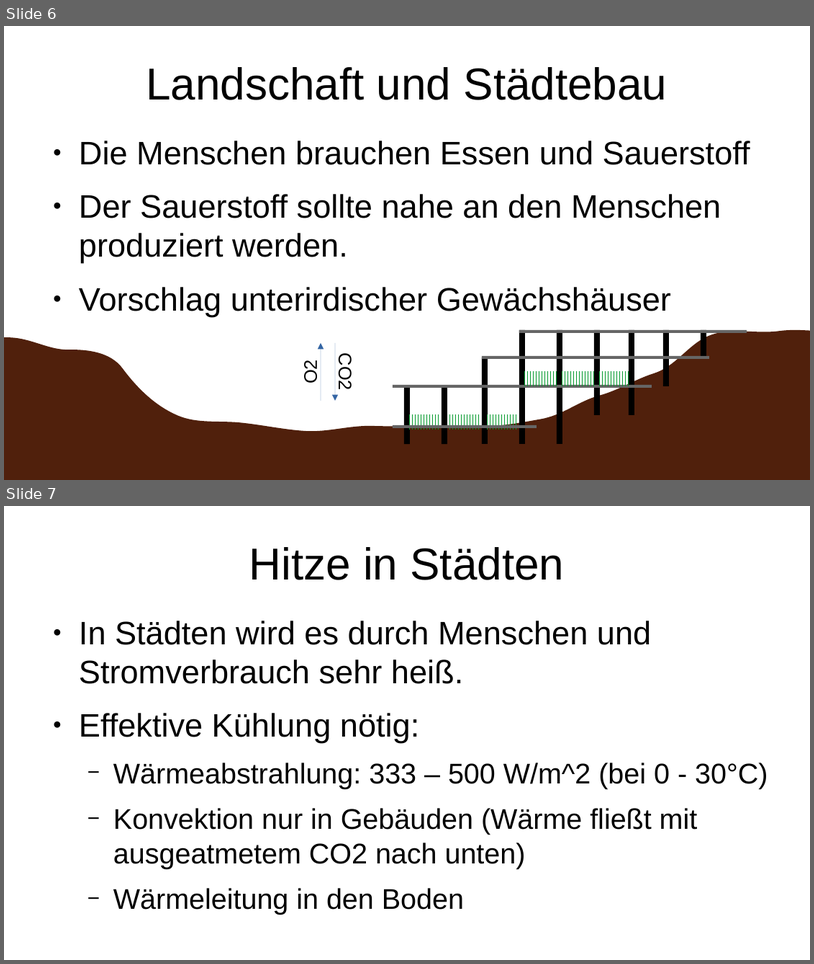
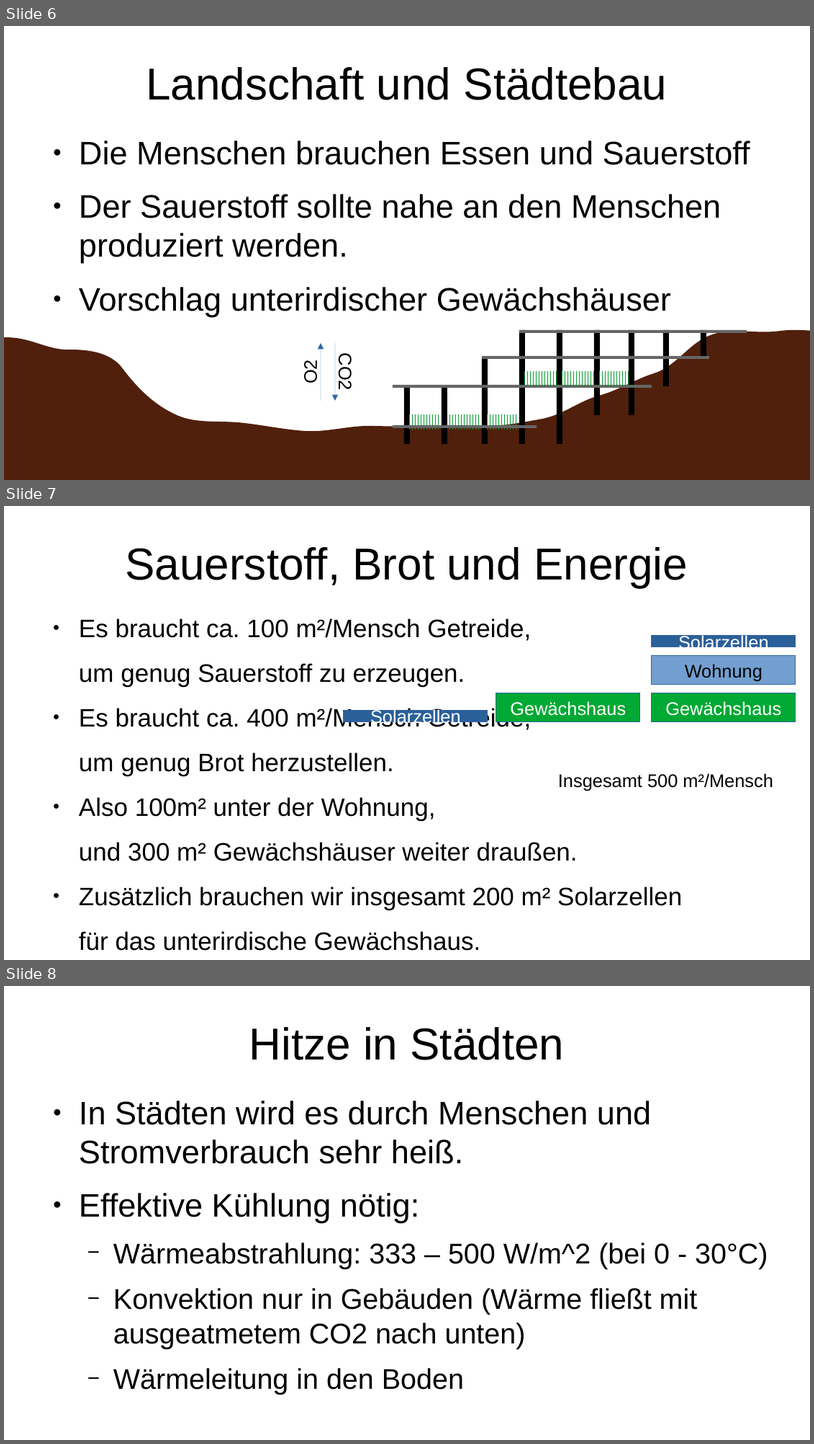
Before and after one commit to a8767c36/mars-game, a slide deck: schema/Lebensschiff.odp. Shown one above the other, each under a label of ours: slides 6 and 7 before the commit, slides 6, 7 and 8 after it. The pictures are 814x964 and 814x1444 pixels, drawn with LibreOffice and Linux fonts; fonts in the diff are those of the drawing. Boxes give left, top, right and bottom in pixels: in the first picture for what was removed or moved away, otherwise in the second. Text is boxed around its words. In the diff, an @@ line names an element or a change of style, - is before the commit and + after.

```diff
--- a/schema/Lebensschiff.odp
+++ b/schema/Lebensschiff.odp
@@ slide 7 added at <box>4,506,810,960</box>, background #FFFFFF @@
@@ title added at <box>125,547,688,587</box>, 44 pt, text #000000 @@
+Sauerstoff, Brot und Energie
@@ text added at <box>79,618,682,950</box>, 24.8 pt, text #000000 @@
+● Es braucht ca. 100 m²/Mensch Getreide,
+um genug Sauerstoff zu erzeugen.
+● Es braucht ca. 400 m²/Mensch Getreide,
+um genug Brot herzustellen.
+● Also 100m² unter der Wohnung,
+und 300 m² Gewächshäuser weiter draußen.
+● Zusätzlich brauchen wir insgesamt 200 m² Solarzellen
+für das unterirdische Gewächshaus.
@@ rectangle added at <box>652,656,797,685</box>, fill #729FCF, outline #3465A4 0 pt, 18 pt, text #000000 @@
+Wohnung
@@ rectangle added at <box>652,636,797,647</box>, fill #2A6099, outline #3465A4 0 pt, 18 pt, text #FFFFFF @@
+Solarzellen
@@ rectangle added at <box>496,693,640,722</box>, fill #00A933, outline #3465A4 0 pt, 18 pt, text #FFFFFF @@
+Gewächshaus
+300 m²
@@ rectangle added at <box>652,693,797,722</box>, fill #00A933, outline #3465A4 0 pt, 18 pt, text #FFFFFF @@
+Gewächshaus
+100 m²
@@ rectangle added at <box>345,710,489,722</box>, fill #2A6099, outline #3465A4 0 pt, 18 pt, text #FFFFFF @@
+Solarzellen
+100 m²
@@ text added at <box>558,773,774,790</box>, 18 pt, text #000000 @@
+Insgesamt 500 m²/Mensch
@@ what was slide 7 is now slide 8 @@
```
Also in this commit, not shown: 1 slide changed, 2 other files.
